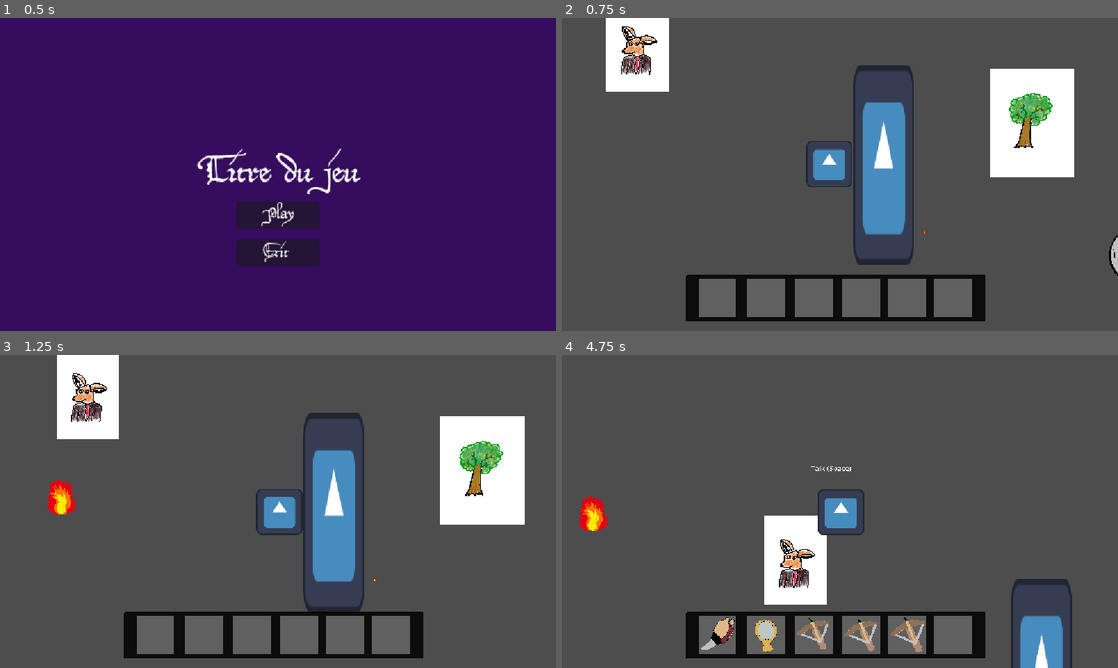
Above: before the commit, frames 1-4 (two rows, left to right).
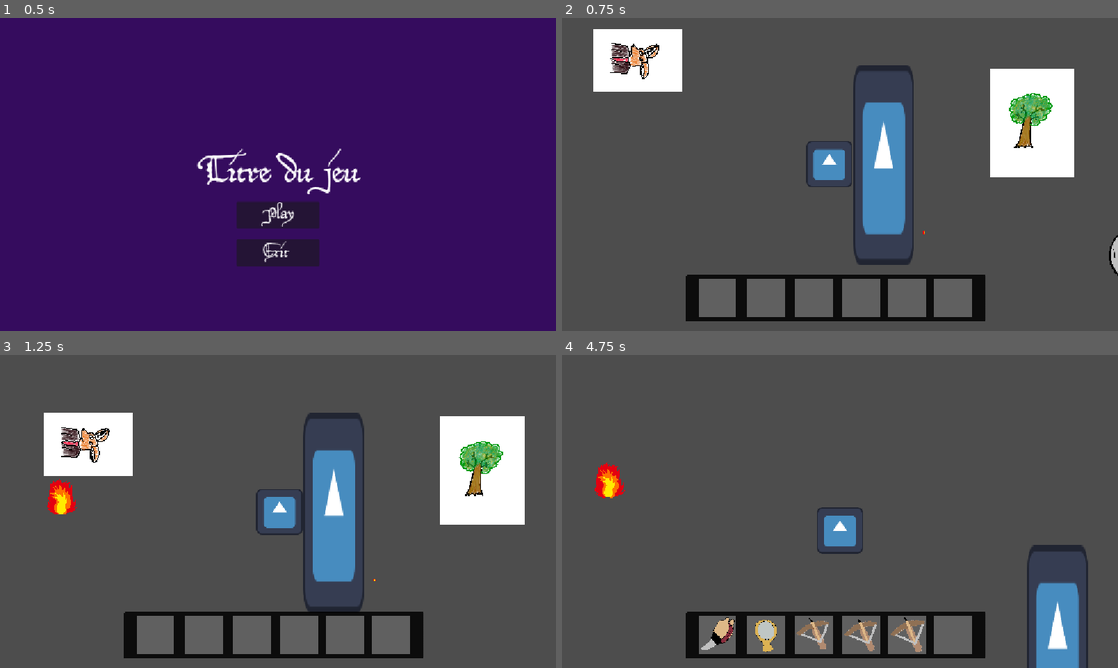
Above: after the commit, the same moments.

Repository: ygrecky/GameJam1
Game: Godot game, scene res://scenes/game_controller.tscn
Same seed, same stepped clock (60 frames per second), same inputs: the game is played once before the commit and once after it. The engine's default icon, where the game draws it, is replaced by a stand-in: a white triangle on a blue panel in a dark square.
Inputs (mouse positions are in pixels of both pictures, inside the frame that each line leads up to):
- Up to frame 1 (0.5 s): no input
- Up to frame 2 (0.75 s): click (840, 215) at 0.5 s
- Up to frame 3 (1.25 s): no input
- Up to frame 4 (4.75 s): hold 1 (Slot 1) 1.28-2.03 s; hold Up (up) 1.28-2.78 s; tap 2 (Slot 2) at 2.1 s; hold 3 (Slot 3) 2.78-3.53 s; hold Left (left) 2.78-4.28 s; tap 4 (Slot 4) at 3.6 s; hold Down (down) from 4.28 s (still down); hold 5 (Slot 5) from 4.28 s (still down)

Frame 1 is identical in both runs. In frame 2, 2.1% of the frame differs, in the area x 5-22%, y 0-24%; in frame 3, 4.7%; in frame 4, 7.7%, in the area x 3-95%, y 34-100%.

Commit message:
pnj bibliothécaire

Diff:
--- a/scenes/game.tscn
+++ b/scenes/game.tscn
@@ -1,7 +1,6 @@
 [gd_scene format=3 uid="uid://c5i35xne8a86i"]
 
 [ext_resource type="PackedScene" uid="uid://cspr5mvrkw23x" path="res://scenes/feu.tscn" id="3_lnu2h"]
-[ext_resource type="PackedScene" uid="uid://xrskya04pwnm" path="res://scenes/texte.tscn" id="3_vtaks"]
 [ext_resource type="PackedScene" uid="uid://dbgsqtuqtac8i" path="res://scenes/inventaire.tscn" id="4_lbhrr"]
 [ext_resource type="PackedScene" uid="uid://c0tk2qqokmxjw" path="res://scenes/bloc_magnétique.tscn" id="5_iywne"]
 [ext_resource type="PackedScene" uid="uid://bfe54hqkti65k" path="res://scenes/bousole.tscn" id="7_gee14"]
--- a/scenes/pnj.tscn
+++ b/scenes/pnj.tscn
@@ -7,7 +7,7 @@
 [sub_resource type="RectangleShape2D" id="RectangleShape2D_ayuyq"]
 
 [node name="pnj" type="CharacterBody2D" unique_id=281381040]
-position = Vector2(162, 58)
+position = Vector2(200, 200)
 script = ExtResource("1_xg58l")
 text_box = ExtResource("2_3is8m")
 
--- a/scripts/player.gd
+++ b/scripts/player.gd
@@ -28,11 +28,9 @@
 @export var aimant_acceleration = 0.1
 @export var aimant_max_speed = 600
 
-@export var interaction_label : Label
-
 func _ready():
 	Global.player = self
-	interaction_label.visible = false
+	$Node2D/interaction_label.visible = false
 
 func get_input(delta):
 	aimant_activé = actions_pressed[aimant_index]
@@ -83,13 +81,9 @@
 		Global.player.inTransition = true
 		Global.game_controller.change_2d_scene("res://scenes/test_scene.tscn",false,true)
 
-
 	if Input.is_action_just_pressed("debug2"):
 		Global.player.inTransition = true
 		Global.game_controller.change_2d_scene("res://scenes/game.tscn",false,true)
-
-	if Input.is_action_just_pressed("echap"):
-		Global.game_controller.switch_to_menu()
 	if(not(aimant_activé)):
 		velocity = Vector2(direction_x, direction_y) * speed*delta*60
 
@@ -150,31 +144,8 @@
 func _on_short_action_zone_body_entered(body: Node2D) -> void:
 	if body is Pnj:
 		$Node2D/interaction_label.visible = true
-		#$Node2D/interaction_label/Label.visible = true
-		interaction_label.visible = true
-		interaction_label.text = "Talk (Space)"
-
-
-
-
 
 
 func _on_short_action_zone_body_exited(body: Node2D) -> void:
 	if body is Pnj:
 		$Node2D/interaction_label.visible = false
-		#$Node2D/interaction_label/Label.visible = false
-		interaction_label.visible = false
-
-
-
-func _on_player_area_entered(area: Area2D) -> void:
-	if area.get_parent() is TpZone:
-		interaction_label.visible = true
-		interaction_label.text = "Enter (Space)"
-	pass # Replace with function body.
-
-
-func _on_player_area_exited(area: Area2D) -> void:
-	if area.get_parent() is TpZone:
-		interaction_label.visible = false
-	pass # Replace with function body.
--- a/scripts/pnj.gd
+++ b/scripts/pnj.gd
@@ -1,8 +1,11 @@
 extends CharacterBody2D
 class_name Pnj
 @export var text_box: PackedScene
-var pnj_name = "Grand Maistre"
+var pnj_name = "Bibliothécaire"
 var dialogue = ["Bonjour ","Comment vas tu?","QuOIIIIIIIIIIII","CIAO"]
+var direction_x = -1
+var direction_y = 0
+var speed = 200
 
 
 
@@ -20,4 +23,28 @@
 	pass
 
 func _process(delta: float) -> void:
-	pass
+	if self.pnj_name == "Bibliothécaire":
+		if direction_x == -1:
+			if global_position.x > 50:
+				velocity = Vector2(direction_x, direction_y)*speed
+				move_and_slide()
+			else:
+				rotation_degrees = 90
+				direction_x = 0
+				direction_y = 1
+		if direction_y == 1:
+			if global_position.y > -600:
+				velocity = Vector2(direction_x, direction_y)*speed
+				move_and_slide()
+			else:
+				rotation_degrees = 90
+				direction_x = 1
+				direction_y = 0
+		if direction_x == 1:
+			if global_position.x < -100:
+				velocity = Vector2(direction_x, direction_y)*speed
+				move_and_slide()
+			else:
+				rotation_degrees = 90
+				direction_x = 0
+				direction_y = 1
